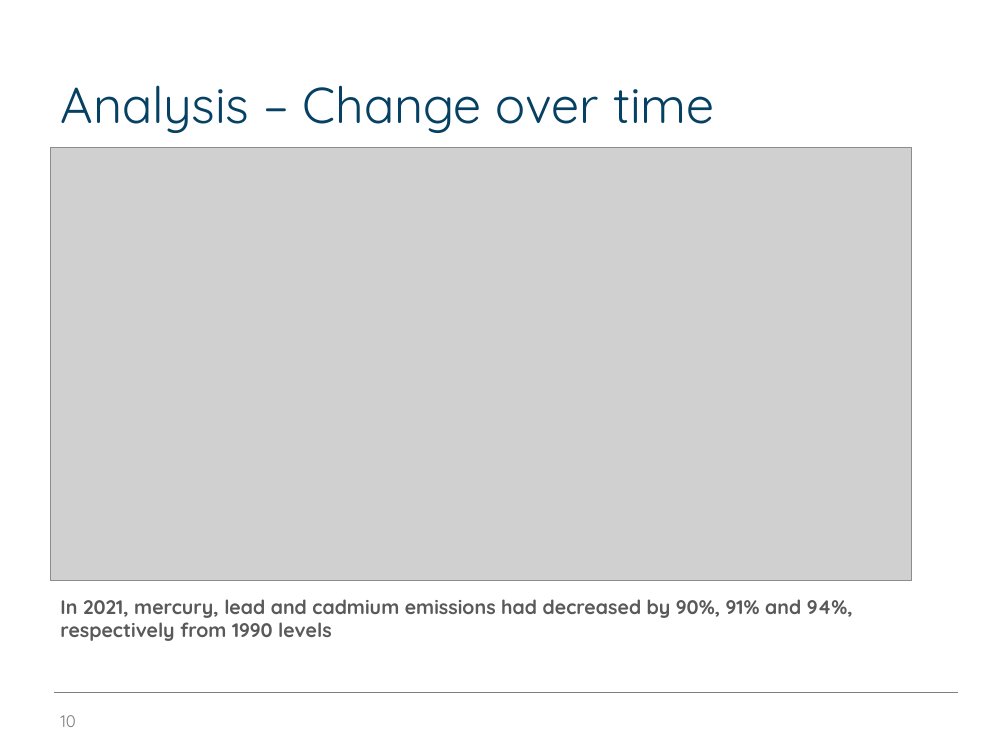
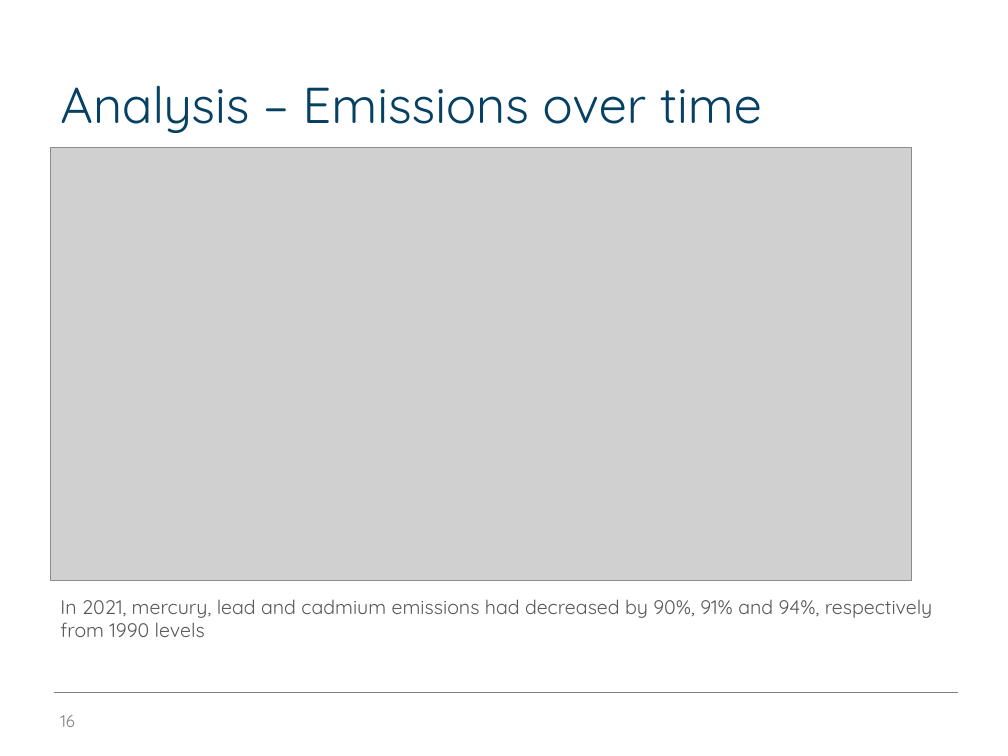
Before and after one commit to edimaudo/hackathon_coding_challenges, a slide deck: slide 16 of open_data_platform_hackathon/osdp_deck.pptx (slide 10 before the commit). Drawn at 1008x756 pixels with LibreOffice and Linux fonts; fonts in the diff are those of the drawing; grey boxes stand for pictures; background and template pictures are left out. Boxes give left, top, right and bottom in pixels: in the first picture for what was removed or moved away, otherwise in the second. Text is boxed around its words. In the diff, an @@ line names an element or a change of style, - is before the commit and + after.

```diff
--- a/open_data_platform_hackathon/osdp_deck.pptx
+++ b/open_data_platform_hackathon/osdp_deck.pptx
@@ title at bbox=[60, 85, 762, 133]: text changed @@
-Analysis – Change over time
+Analysis – Emissions over time
@@ text "In 2021, mercury, lead and ..." at bbox=[60, 599, 932, 637]: bold off @@
@@ page number at bbox=[60, 715, 75, 727]: text changed @@
-10
+16
```
Also in this commit, not shown: 4 other slides changed, 8 slides added, 2 slides removed.
